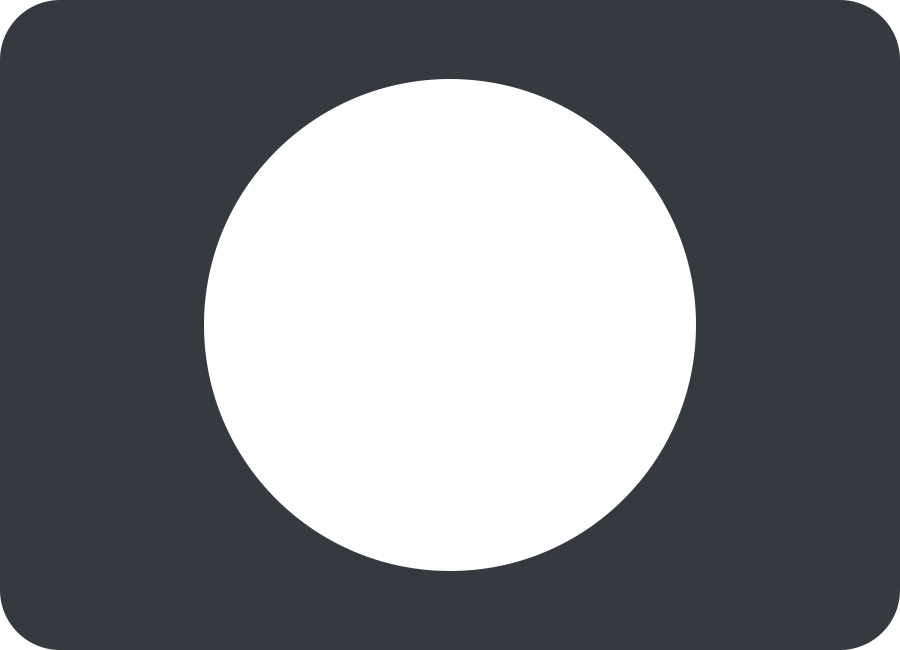
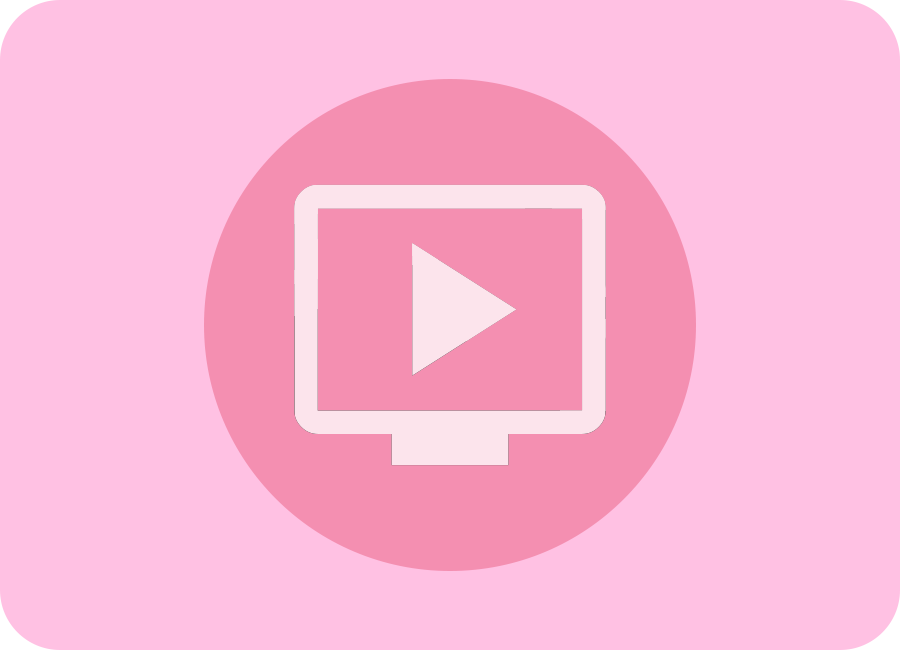
Two versions of the same layered image (900px x 650px). Layer-by-layer changes:
added layer "live_tv_FILL0_wght400_GRAD0_opsz48" above "圆" over 294, 184, 606, 466
painted on "圆" over 204, 79, 696, 571
painted on "圆角矩形" over 0, 0, 900, 650
